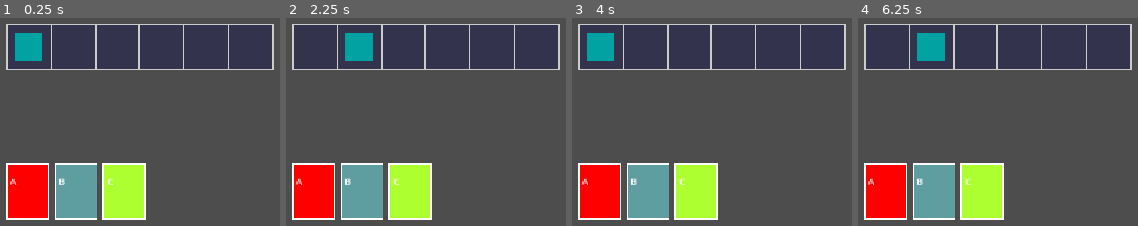
Above: before the commit, frames 1-4 (left to right).
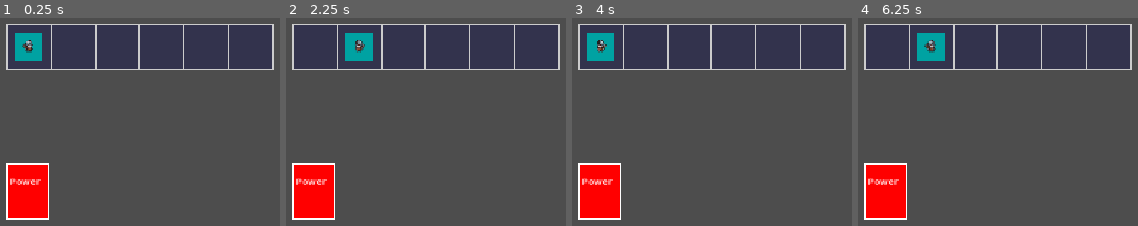
Above: after the commit, the same moments.

Repository: NiorsHaz/GMJ-Instase-2026
Game: Godot game, scene res://Scene/level_test.tscn
Two runs of this game, one before a commit and one after it. Both use one fixed random seed, a clock stepped at 60 frames per second and the inputs below.
Inputs (mouse positions are in pixels of both pictures, inside the frame that each line leads up to):
- Up to frame 1 (0.25 s): no input
- Up to frame 2 (2.25 s): tap Enter (ui_accept) at 0.5, 0.77, 1.25, 1.52, 2 s; move the mouse to (outside the picture) at 0.52 s; hold Right (ui_right) 0.53-1.28 s; click (outside the picture) at 0.67 s; move the mouse to (462, 134) at 1.27 s; hold Left (ui_left) 1.28-2.03 s; move the mouse to (outside the picture) at 2.02 s; hold Right (ui_right) from 2.03 s (still down)
- Up to frame 3 (4 s): tap Enter (ui_accept) at 2.75, 3.02, 3.5, 3.77 s; move the mouse to (outside the picture) at 2.77 s; click (outside the picture) at 2.92 s; move the mouse to (outside the picture) at 3.52 s; release Right (ui_right) at 3.53 s; hold Left (ui_left) from 3.53 s (still down)
- Up to frame 4 (6.25 s): move the mouse to (956, 42) at 4.27 s; tap Enter (ui_accept) at 4.52, 5, 6.02 s; move the mouse to (outside the picture) at 5.02 s; click (outside the picture) at 5.17 s; move the mouse to (outside the picture) at 5.77 s; release Left (ui_left) at 5.78 s; hold Right (ui_right) from 5.78 s (still down)

The runs differ from the first frame. In frame 1, 8.8% of the frame differs, in the area x 3-53%, y 10-98%; in frame 2, 8.8%; in frame 3, 8.8%; in frame 4, 8.9%.

Commit message:
Update resource deck

Diff:
--- a/Scene/player.tscn
+++ b/Scene/player.tscn
@@ -1,9 +1,129 @@
 [gd_scene format=3 uid="uid://cl3hdih4wx46e"]
 
 [ext_resource type="Script" uid="uid://cafvnwp78flsk" path="res://Scripts/player.gd" id="1_kelma"]
+[ext_resource type="Texture2D" uid="uid://daift5qhpm7tr" path="res://Resource/Tiny RPG Character Asset Pack v1.03 -Free Soldier&Orc/Characters(100x100)/Soldier/Soldier/Soldier-Idle.png" id="2_xa75v"]
+[ext_resource type="Script" uid="uid://b8tu4qv4l0ghw" path="res://Scripts/Classes/books_stats.gd" id="3_ivevv"]
+[ext_resource type="Script" uid="uid://csq6n5mc7lp8u" path="res://Scripts/Classes/players_stats.gd" id="3_xa75v"]
+[ext_resource type="Script" uid="uid://dl3lc6jj1tdvx" path="res://Scripts/Classes/words_stats.gd" id="4_r6jsd"]
+
+[sub_resource type="AtlasTexture" id="AtlasTexture_2sw5t"]
+atlas = ExtResource("2_xa75v")
+region = Rect2(0, 0, 100, 100)
+
+[sub_resource type="AtlasTexture" id="AtlasTexture_ij4jb"]
+atlas = ExtResource("2_xa75v")
+region = Rect2(100, 0, 100, 100)
+
+[sub_resource type="AtlasTexture" id="AtlasTexture_c68nv"]
+atlas = ExtResource("2_xa75v")
+region = Rect2(200, 0, 100, 100)
+
+[sub_resource type="AtlasTexture" id="AtlasTexture_c31lq"]
+atlas = ExtResource("2_xa75v")
+region = Rect2(300, 0, 100, 100)
+
+[sub_resource type="AtlasTexture" id="AtlasTexture_2dof7"]
+atlas = ExtResource("2_xa75v")
+region = Rect2(400, 0, 100, 100)
+
+[sub_resource type="AtlasTexture" id="AtlasTexture_4ao7i"]
+atlas = ExtResource("2_xa75v")
+region = Rect2(500, 0, 100, 100)
+
+[sub_resource type="SpriteFrames" id="SpriteFrames_g6506"]
+animations = [{
+"frames": [{
+"duration": 1.0,
+"texture": SubResource("AtlasTexture_2sw5t")
+}, {
+"duration": 1.0,
+"texture": SubResource("AtlasTexture_ij4jb")
+}, {
+"duration": 1.0,
+"texture": SubResource("AtlasTexture_c68nv")
+}, {
+"duration": 1.0,
+"texture": SubResource("AtlasTexture_c31lq")
+}, {
+"duration": 1.0,
+"texture": SubResource("AtlasTexture_2dof7")
+}, {
+"duration": 1.0,
+"texture": SubResource("AtlasTexture_4ao7i")
+}],
+"loop": 1,
+"name": &"idle",
+"speed": 5.0
+}]
+
+[sub_resource type="SpriteFrames" id="SpriteFrames_ivevv"]
+
+[sub_resource type="Resource" id="Resource_58ae2"]
+script = ExtResource("4_r6jsd")
+hit = 1
+stun_hit = 6
+name = "Power "
+animations = SubResource("SpriteFrames_ivevv")
+range = 1
+metadata/_custom_type_script = "uid://dl3lc6jj1tdvx"
+
+[sub_resource type="Resource" id="Resource_xa75v"]
+script = ExtResource("3_ivevv")
+word_stats = Array[ExtResource("4_r6jsd")]([SubResource("Resource_58ae2")])
+metadata/_custom_type_script = "uid://b8tu4qv4l0ghw"
+
+[sub_resource type="Resource" id="Resource_q1uoi"]
+script = ExtResource("3_xa75v")
+animations = SubResource("SpriteFrames_g6506")
+book = SubResource("Resource_xa75v")
+metadata/_custom_type_script = "uid://csq6n5mc7lp8u"
+
+[sub_resource type="AtlasTexture" id="AtlasTexture_xa75v"]
+atlas = ExtResource("2_xa75v")
+region = Rect2(100, 0, 100, 100)
+
+[sub_resource type="AtlasTexture" id="AtlasTexture_58ae2"]
+atlas = ExtResource("2_xa75v")
+region = Rect2(200, 0, 100, 100)
+
+[sub_resource type="AtlasTexture" id="AtlasTexture_ivevv"]
+atlas = ExtResource("2_xa75v")
+region = Rect2(300, 0, 100, 100)
+
+[sub_resource type="AtlasTexture" id="AtlasTexture_r6jsd"]
+atlas = ExtResource("2_xa75v")
+region = Rect2(400, 0, 100, 100)
+
+[sub_resource type="AtlasTexture" id="AtlasTexture_p6qlh"]
+atlas = ExtResource("2_xa75v")
+region = Rect2(500, 0, 100, 100)
+
+[sub_resource type="SpriteFrames" id="SpriteFrames_evsvj"]
+animations = [{
+"frames": [{
+"duration": 1.0,
+"texture": SubResource("AtlasTexture_xa75v")
+}, {
+"duration": 1.0,
+"texture": SubResource("AtlasTexture_58ae2")
+}, {
+"duration": 1.0,
+"texture": SubResource("AtlasTexture_ivevv")
+}, {
+"duration": 1.0,
+"texture": SubResource("AtlasTexture_r6jsd")
+}, {
+"duration": 1.0,
+"texture": SubResource("AtlasTexture_p6qlh")
+}],
+"loop": 1,
+"name": &"default",
+"speed": 5.0
+}]
 
 [node name="Player" type="Node2D" unique_id=416720383]
 script = ExtResource("1_kelma")
+stats = SubResource("Resource_q1uoi")
 
 [node name="ColorRect" type="ColorRect" parent="." unique_id=1982159857]
 offset_left = -20.0
@@ -11,3 +131,6 @@
 offset_right = 20.0
 offset_bottom = 20.0
 color = Color(0, 0.6351796, 0.63517934, 1)
+
+[node name="animation" type="AnimatedSprite2D" parent="." unique_id=2084107405]
+sprite_frames = SubResource("SpriteFrames_evsvj")
--- a/Scripts/Classes/books_stats.gd
+++ b/Scripts/Classes/books_stats.gd
@@ -1,7 +1,19 @@
-class_name books_stats extends Resource
+class_name Bookstats extends Resource
 
+@export var id := 0
 @export_group("book_stats")
 @export var name := "Test"
 @export var hit_bonus := 0
 @export var stun_bonus := 0
 @export var desc := "Test de description"
+@export var animations : SpriteFrames
+@export var icons : Texture2D
+@export var word_stats : Array[WordStats]
+
+@export_group("type_book_stats")
+@export var book_type_id := 0
+@export var book_type_name := "Test"
+@export var book_type_desc := "Test de description"
+@export var res_fire := 0
+@export var res_light := 0
+@export var res_water := 0
--- /dev/null
+++ b/Scripts/Classes/enemy_stats.gd
@@ -0,0 +1,18 @@
+class_name EnemyStats extends Resource
+
+@export_group("enemy_stats")
+@export var name := "name"
+@export var desc := "Enemy description"
+@export var hp := 0
+@export var stun := 0
+@export var icon : Texture2D
+@export var range_left := 0
+@export var range_right := 0
+@export var animations := SpriteFrames
+
+@export_group("enemy_type_stats")
+@export var type_name := "enemy type name"
+@export var type_desc := "enemy type description "
+@export_enum("res_fire","res_light","res_water") var res : int = 0
+@export_enum("fire_hit","water_hit","light_hit") var hit_type : int = 0
+@export var enemy_type_icon : Texture2D
--- a/Scripts/Classes/players_stats.gd
+++ b/Scripts/Classes/players_stats.gd
@@ -1,7 +1,14 @@
-class_name players_stats extends Resource
+class_name PlayersStats extends Resource
 
 @export_group("player_stats")
 @export var pv := 10
 @export var stunt := 5
 @export var left_range := 0
 @export var right_range := 0
+@export var res_fire: int = 1
+@export var res_water: int = 10
+@export var res_light: int = 0
+@export var gold = 0
+@export var icon : Texture2D
+@export var animations : SpriteFrames
+@export var book : Bookstats
--- a/Scripts/Classes/words_stats.gd
+++ b/Scripts/Classes/words_stats.gd
@@ -1,5 +1,15 @@
-class_name word_stats extends Resource
+class_name WordStats extends Resource
 
 @export_group("word_stats")
-@export var hit = 0
-@export var stun = 0
+@export var damage := 0
+@export var stun_damage := 0
+@export var name := "Nom d'un mot"
+@export var animations : SpriteFrames
+
+@export_group("word_type_state")
+@export var type_name := "Nom du type"
+@export var desc := "description d'un type de mots"
+@export_enum("fire_hit","water_hit","light_hit") var hit_type : int = 0
+@export var icon := Texture2D
+@export var range := 0
+@export var cooldown :=0
--- a/Scripts/player.gd
+++ b/Scripts/player.gd
@@ -1,20 +1,39 @@
 extends Node2D
+
+@export var stats : PlayersStats
+
+@onready var animation: AnimatedSprite2D = $animation
+
 var current_cell_index: int = 0
+
 var facing_direction: int = 1:
 	set(value):
 		facing_direction = value
 		update_facing_visual()
-@onready var eye_marker: ColorRect = $EyeMarker
+
+
+func _ready() -> void:
+	if stats != null:
+		animation.sprite_frames = stats.animations
+		animation.play("idle")
+
+	update_facing_visual()
+
+
 func flip_direction() -> void:
 	facing_direction *= -1
+
+
+func update_facing_visual() -> void:
+	if animation:
+		animation.flip_h = facing_direction < 0
+
 
 func setup_position(target_position: Vector2, initial_direction: int = 1) -> void:
 	global_position = target_position
 	facing_direction = initial_direction
 
+
 func move_to(target_position: Vector2, new_index: int) -> void:
 	current_cell_index = new_index
 	global_position = target_position
-
-func update_facing_visual() -> void:
-	scale.x = facing_direction
--- a/Scripts/script.gd
+++ b/Scripts/script.gd
@@ -3,6 +3,7 @@
 @export var cell_width: int = 64
 @export var cell_height: int = 64
 @export var start_position: Vector2 = Vector2(100, 200)
+var books : Bookstats
 
 const PLAYER_SCENE = preload("res://Scene/player.tscn")
 var horizontal_grid: Array = []
@@ -68,6 +69,7 @@
 		return
 	player_instance = PLAYER_SCENE.instantiate()
 	add_child(player_instance)
+	books = player_instance.stats.book
 	player_instance.z_index = 10
 	var first_cell = horizontal_grid[0]
 	var center_offset = Vector2(cell_width / 2.0, cell_height / 2.0)
@@ -110,6 +112,5 @@
 		player_instance.move_to(target_cell["position"] + center_offset, target_index)
 
 func setup_deck() -> void:
-	player_hand.append(ActionTile.new("A",Color.RED, 2, 1, 0))
-	player_hand.append(ActionTile.new("B",Color.CADET_BLUE, 1, 3, 1))
-	player_hand.append(ActionTile.new("C",Color.GREEN_YELLOW, 0, 0, 1))
+	for word in books.word_stats:
+		player_hand.append(ActionTile.new(word.name,Color.RED, word.damage, word.range, word.cooldown))
Binary file added: Resource/Tiny RPG Character Asset Pack v1.03 -Free Soldier&Orc/Arrow(Projectile)/Arrow01(100x100).png
Not shown, added: Resource/Tiny RPG Character Asset Pack v1.03 -Free Soldier&Orc/Arrow(Projectile)/Arrow01(100x100).png.import
Binary file added: Resource/Tiny RPG Character Asset Pack v1.03 -Free Soldier&Orc/Arrow(Projectile)/Arrow01(32x32).png
Not shown, added: Resource/Tiny RPG Character Asset Pack v1.03 -Free Soldier&Orc/Arrow(Projectile)/Arrow01(32x32).png.import
Binary file added: Resource/Tiny RPG Character Asset Pack v1.03 -Free Soldier&Orc/Aseprite file/Orc.aseprite
Binary file added: Resource/Tiny RPG Character Asset Pack v1.03 -Free Soldier&Orc/Aseprite file/Soldier.aseprite
Binary file added: Resource/Tiny RPG Character Asset Pack v1.03 -Free Soldier&Orc/Characters(100x100)/Orc/Orc with shadows/Orc-Attack01.png
Not shown, added: Resource/Tiny RPG Character Asset Pack v1.03 -Free Soldier&Orc/Characters(100x100)/Orc/Orc with shadows/Orc-Attack01.png.import
Binary file added: Resource/Tiny RPG Character Asset Pack v1.03 -Free Soldier&Orc/Characters(100x100)/Orc/Orc with shadows/Orc-Attack02.png
Not shown, added: Resource/Tiny RPG Character Asset Pack v1.03 -Free Soldier&Orc/Characters(100x100)/Orc/Orc with shadows/Orc-Attack02.png.import
Binary file added: Resource/Tiny RPG Character Asset Pack v1.03 -Free Soldier&Orc/Characters(100x100)/Orc/Orc with shadows/Orc-Death.png
Not shown, added: Resource/Tiny RPG Character Asset Pack v1.03 -Free Soldier&Orc/Characters(100x100)/Orc/Orc with shadows/Orc-Death.png.import
(and 85 more such lines)
